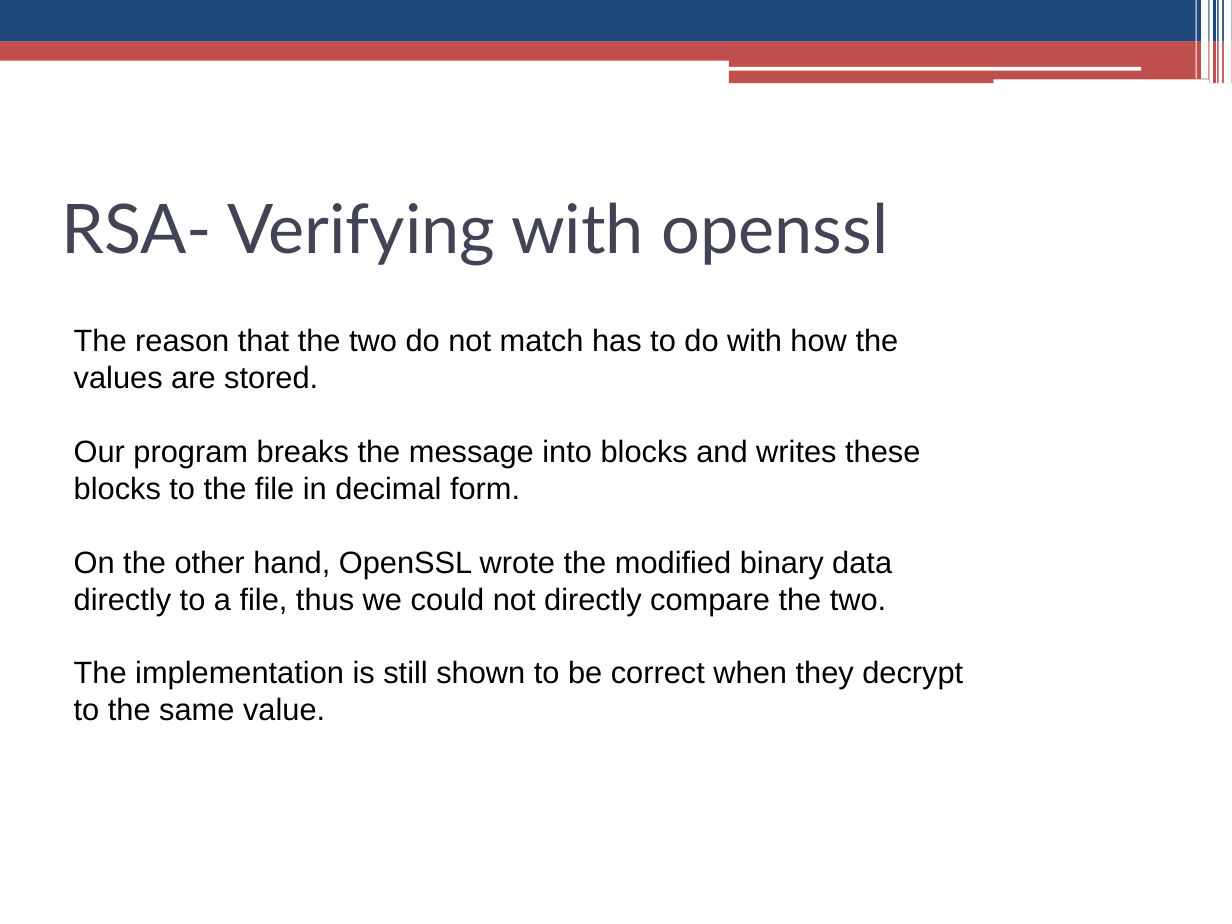
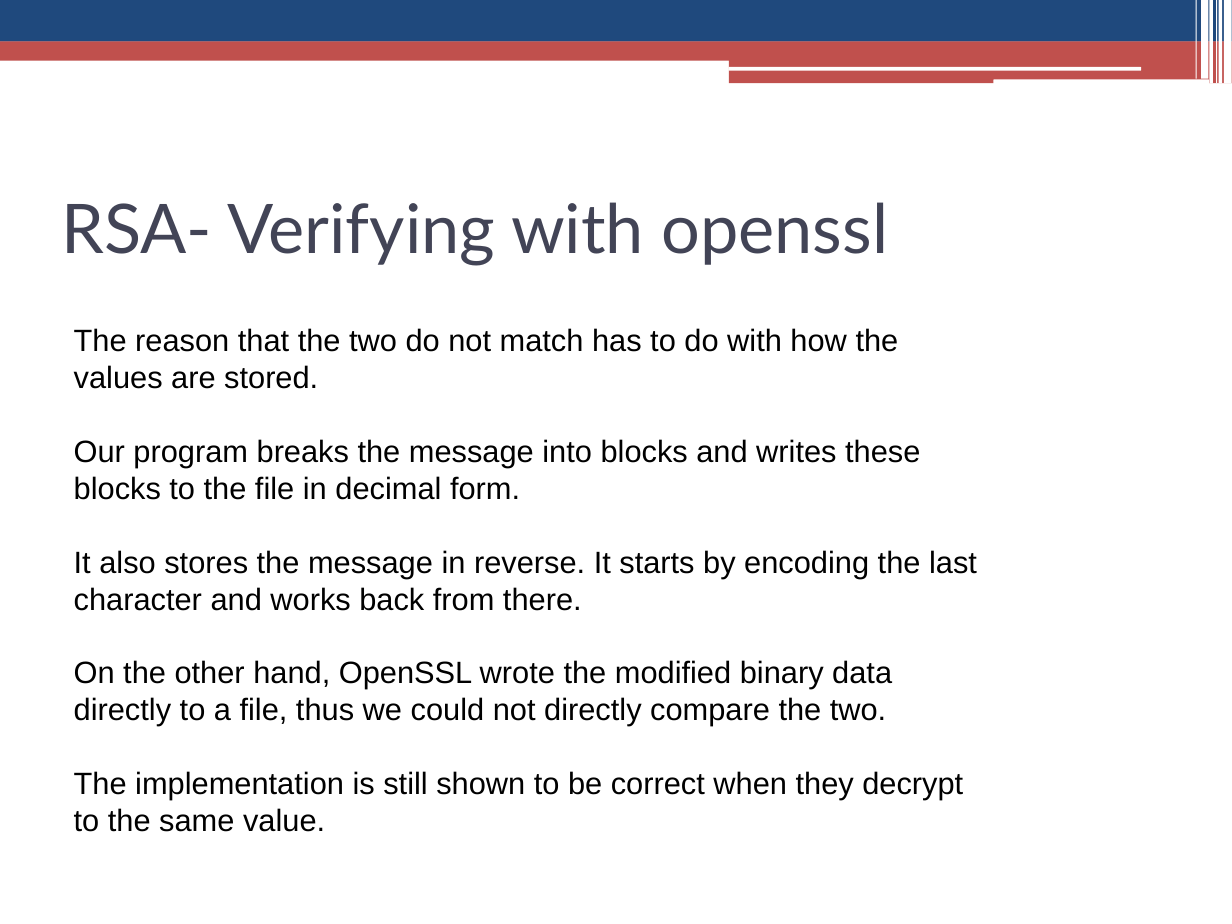
Before and after one commit to jaideng123/Cryptosystems, a slide deck: slide 14 of FinalPresentation.pptx. Drawn at 1232x924 pixels with LibreOffice and Linux fonts; fonts in the diff are those of the drawing. Boxes give left, top, right and bottom in pixels: in the first picture for what was removed or moved away, otherwise in the second. Text is boxed around its words. In the diff, an @@ line names an element or a change of style, - is before the commit and + after.

```diff
--- a/FinalPresentation.pptx
+++ b/FinalPresentation.pptx
@@ text at <box>74,550,977,611</box>: paragraph added @@
+It also stores the message in reverse. It starts by encoding the last character and works back from there.
```
Also in this commit, not shown: 1 other slide changed, 2 other files.
